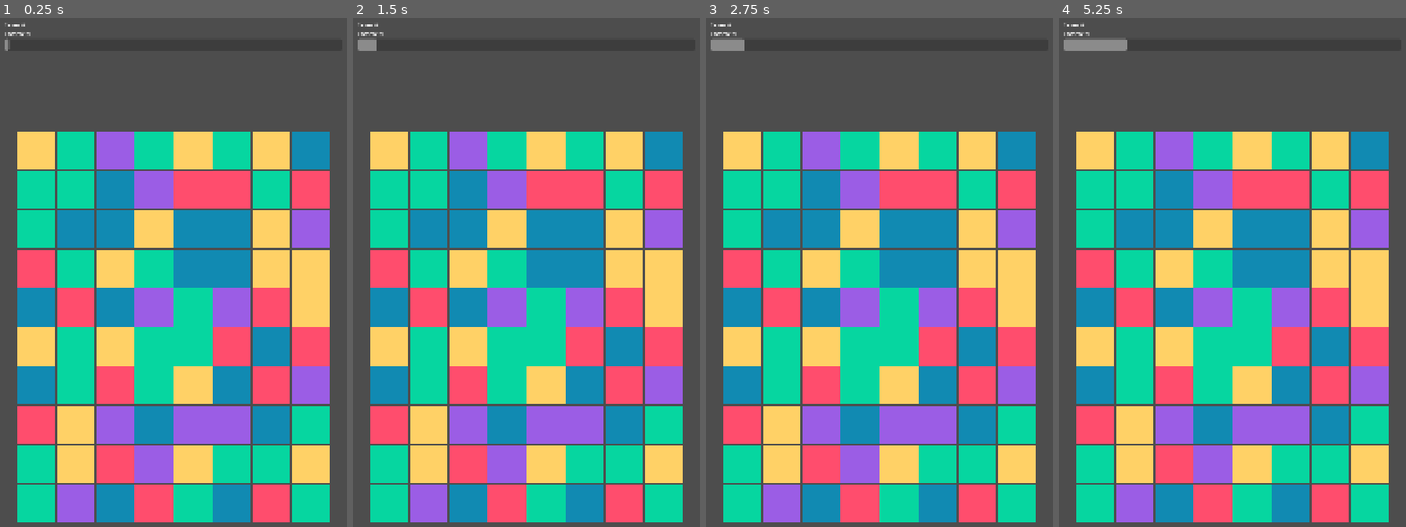
Above: before the commit, frames 1-4 (left to right).
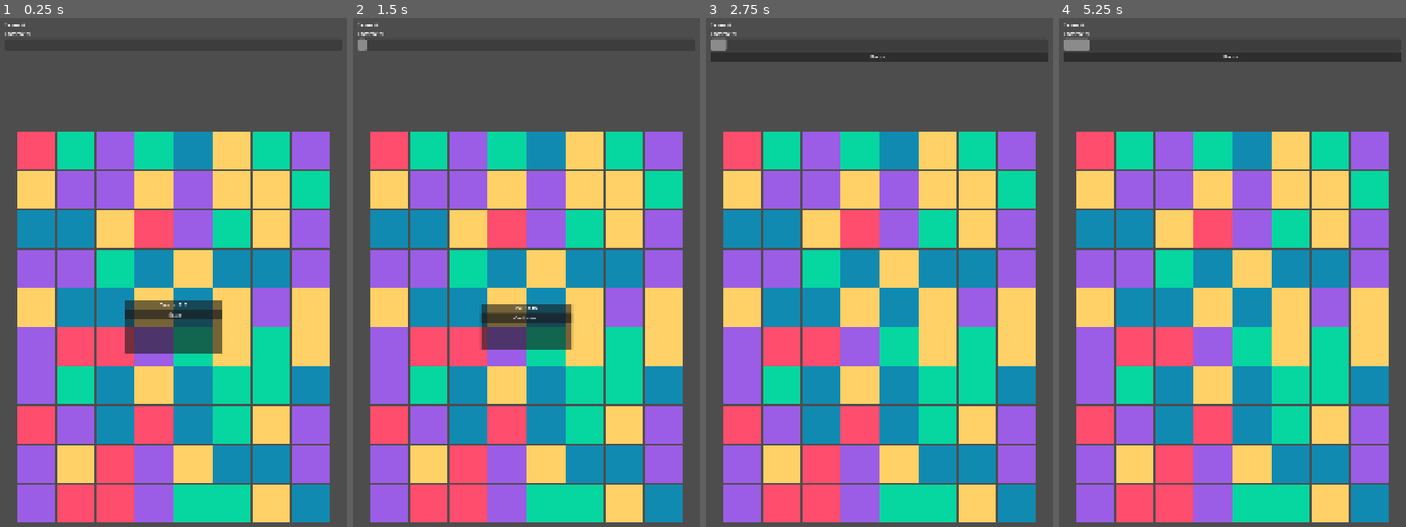
Above: after the commit, the same moments.

Repository: Nachoman2005/Combo-Rift
Game: Godot game, scene res://scenes/Main.tscn
Two runs of this game, one before a commit and one after it. Both use one fixed random seed, a clock stepped at 60 frames per second and the inputs below.
Inputs (mouse positions are in pixels of both pictures, inside the frame that each line leads up to):
- Up to frame 1 (0.25 s): no input
- Up to frame 2 (1.5 s): click (526, 313) at 0.5 s, where only the run after the commit has a clickable "Iniciar"; click (526, 58) at 1.25 s, where only the run after the commit has a clickable "Pausar"
- Up to frame 3 (2.75 s): click (879, 318) at 2 s, where only the run after the commit has a clickable "Continuar"
- Up to frame 4 (5.25 s): click (1232, 58) at 2.75 s, where only the run after the commit has a clickable "Pausar"; click (1232, 318) at 3.5 s, where only the run after the commit has a clickable "Continuar"; click (1232, 58) at 4.25 s, where only the run after the commit has a clickable "Pausar"; click (1232, 318) at 5 s, where only the run after the commit has a clickable "Continuar"

The runs differ from the first frame. In frame 1, 52% of the frame differs, in the area x 1-96%, y 4-100%; in frame 2, 52%; in frame 3, 53%; in frame 4, 53%, in the area x 1-99%, y 3-100%.
Error before the commit: Trying to return an array of type "Array" where expected return type is "Array[Vector2i]". (res://scripts/Board.gd:198)
Error after the commit: Trying to return an array of type "Array" where expected return type is "Array[Vector2i]". (res://scripts/Board.gd:241)

Commit message:
Add real-time pressure system and game state flow

Diff:
--- a/scenes/HUD.tscn
+++ b/scenes/HUD.tscn
@@ -30,3 +30,87 @@
 value = 0.0
 show_percentage = false
 custom_minimum_size = Vector2(540, 36)
+
+[node name="PauseButton" type="Button" parent="MarginContainer/VBoxContainer"]
+layout_mode = 2
+text = "Pausar"
+
+[node name="MenuPanel" type="PanelContainer" parent="."]
+anchors_preset = 8
+anchor_left = 0.5
+anchor_top = 0.5
+anchor_right = 0.5
+anchor_bottom = 0.5
+offset_left = -150.0
+offset_top = -80.0
+offset_right = 150.0
+offset_bottom = 80.0
+
+[node name="VBoxContainer" type="VBoxContainer" parent="MenuPanel"]
+layout_mode = 2
+
+[node name="TitleLabel" type="Label" parent="MenuPanel/VBoxContainer"]
+layout_mode = 2
+text = "Combo Rift"
+horizontal_alignment = 1
+
+[node name="StartButton" type="Button" parent="MenuPanel/VBoxContainer"]
+layout_mode = 2
+text = "Iniciar"
+
+[node name="PausePanel" type="PanelContainer" parent="."]
+visible = false
+anchors_preset = 8
+anchor_left = 0.5
+anchor_top = 0.5
+anchor_right = 0.5
+anchor_bottom = 0.5
+offset_left = -140.0
+offset_top = -70.0
+offset_right = 140.0
+offset_bottom = 70.0
+
+[node name="VBoxContainer" type="VBoxContainer" parent="PausePanel"]
+layout_mode = 2
+
+[node name="PausedLabel" type="Label" parent="PausePanel/VBoxContainer"]
+layout_mode = 2
+text = "Pausado"
+horizontal_alignment = 1
+
+[node name="ResumeButton" type="Button" parent="PausePanel/VBoxContainer"]
+layout_mode = 2
+text = "Continuar"
+
+[node name="GameOverPanel" type="PanelContainer" parent="."]
+visible = false
+anchors_preset = 8
+anchor_left = 0.5
+anchor_top = 0.5
+anchor_right = 0.5
+anchor_bottom = 0.5
+offset_left = -190.0
+offset_top = -110.0
+offset_right = 190.0
+offset_bottom = 110.0
+
+[node name="VBoxContainer" type="VBoxContainer" parent="GameOverPanel"]
+layout_mode = 2
+
+[node name="GameOverLabel" type="Label" parent="GameOverPanel/VBoxContainer"]
+layout_mode = 2
+text = "GAME OVER"
+horizontal_alignment = 1
+
+[node name="FinalScoreLabel" type="Label" parent="GameOverPanel/VBoxContainer"]
+layout_mode = 2
+text = "Score final: 0"
+horizontal_alignment = 1
+
+[node name="RetryButton" type="Button" parent="GameOverPanel/VBoxContainer"]
+layout_mode = 2
+text = "Reintentar"
+
+[node name="MenuButton" type="Button" parent="GameOverPanel/VBoxContainer"]
+layout_mode = 2
+text = "Volver al menú"
--- a/scripts/Board.gd
+++ b/scripts/Board.gd
@@ -4,6 +4,7 @@
 signal score_changed(score: int)
 signal combo_changed(combo: int)
 signal danger_changed(value: float)
+signal game_over(final_score: int)
 
 const WIDTH := 8
 const HEIGHT := 10
@@ -11,9 +12,11 @@
 const PIECE_SCENE := preload("res://scenes/Piece.tscn")
 
 @export var spawn_colors: int = 5
-@export var fall_speed: float = 8.0
-@export var danger_rise_per_second: float = 0.035
-@export var danger_drop_per_clear: float = 0.08
+@export var danger_rise_per_second: float = 0.03
+@export var danger_drop_per_clear: float = 0.1
+@export var pressure_interval_seconds: float = 7.0
+@export var speed_step_interval_seconds: float = 30.0
+@export var speed_multiplier_per_step: float = 1.15
 
 var grid: Array = []
 var selected_piece: Piece
@@ -21,19 +24,58 @@
 var combo := 0
 var danger := 0.0
 var is_resolving := false
+var is_playing := false
+var is_game_over := false
+
+var time_without_match := 0.0
+var elapsed_play_time := 0.0
+var speed_level := 0
 
 func _ready() -> void:
 	randomize()
+	start_new_run()
+
+func _process(delta: float) -> void:
+	if not is_playing or is_resolving or is_game_over:
+		return
+
+	elapsed_play_time += delta
+	var expected_speed_level := int(elapsed_play_time / speed_step_interval_seconds)
+	if expected_speed_level != speed_level:
+		speed_level = expected_speed_level
+
+	var speed_factor := _speed_factor()
+	danger = clamp(danger + danger_rise_per_second * speed_factor * delta, 0.0, 1.0)
+	danger_changed.emit(danger)
+
+	time_without_match += delta
+	var interval := pressure_interval_seconds / speed_factor
+	if time_without_match >= interval:
+		time_without_match = 0.0
+		_push_pressure_row_from_top()
+
+func start_new_run() -> void:
+	_clear_board_nodes()
 	_initialize_grid()
+	score = 0
+	combo = 0
+	danger = 0.0
+	time_without_match = 0.0
+	elapsed_play_time = 0.0
+	speed_level = 0
+	is_resolving = false
+	is_game_over = false
+	is_playing = false
+	selected_piece = null
 	_spawn_initial_board()
 	_emit_ui()
 	call_deferred("_resolve_board_loop")
 
-func _process(delta: float) -> void:
-	if is_resolving:
-		return
-	danger = clamp(danger + danger_rise_per_second * delta, 0.0, 1.0)
-	danger_changed.emit(danger)
+func set_playing(enabled: bool) -> void:
+	if is_game_over:
+		is_playing = false
+		return
+	is_playing = enabled
 
 func _initialize_grid() -> void:
 	grid.resize(HEIGHT)
@@ -67,7 +109,7 @@
 	return Vector2(x * CELL_SIZE.x + CELL_SIZE.x / 2.0, y * CELL_SIZE.y + CELL_SIZE.y / 2.0)
 
 func _on_piece_selected(piece: Piece) -> void:
-	if is_resolving:
+	if not is_playing or is_resolving or is_game_over:
 		return
 	var coords := _find_piece(piece)
 	if coords == Vector2i(-1, -1):
@@ -143,6 +185,7 @@
 		score_changed.emit(score)
 		danger = clamp(danger - danger_drop_per_clear, 0.0, 1.0)
 		danger_changed.emit(danger)
+		time_without_match = 0.0
 		await get_tree().create_timer(0.08).timeout
 		_apply_gravity()
 		await get_tree().create_timer(0.12).timeout
@@ -236,6 +279,42 @@
 			return true
 	return false
 
+func _push_pressure_row_from_top() -> void:
+	for x in WIDTH:
+		if grid[HEIGHT - 1][x] != null:
+			_trigger_game_over()
+			return
+
+	for y in range(HEIGHT - 1, 0, -1):
+		for x in WIDTH:
+			var moving_piece: Piece = grid[y - 1][x]
+			grid[y][x] = moving_piece
+			if moving_piece:
+				moving_piece.create_tween().tween_property(moving_piece, "position", _grid_to_position(x, y), 0.1)
+
+	for x in WIDTH:
+		var piece := _create_piece(x, 0, false)
+		grid[0][x] = piece
+		piece.position = _grid_to_position(x, 0)
+
+	await get_tree().create_timer(0.12).timeout
+	await _resolve_board_loop()
+
+func _trigger_game_over() -> void:
+	if is_game_over:
+		return
+	is_game_over = true
+	is_playing = false
+	game_over.emit(score)
+
+func _clear_board_nodes() -> void:
+	for child in get_children():
+		if child is Piece:
+			child.queue_free()
+
+func _speed_factor() -> float:
+	return pow(speed_multiplier_per_step, speed_level)
+
 func _emit_ui() -> void:
 	score_changed.emit(score)
 	combo_changed.emit(combo)
--- a/scripts/HUD.gd
+++ b/scripts/HUD.gd
@@ -1,9 +1,27 @@
 extends CanvasLayer
 class_name HUD
+
+signal pause_pressed
+signal resume_pressed
+signal retry_pressed
+signal back_to_menu_pressed
+signal start_pressed
 
 @onready var score_value: Label = $MarginContainer/VBoxContainer/ScoreLabel
 @onready var combo_value: Label = $MarginContainer/VBoxContainer/ComboLabel
 @onready var danger_bar: ProgressBar = $MarginContainer/VBoxContainer/DangerBar
+@onready var pause_button: Button = $MarginContainer/VBoxContainer/PauseButton
+@onready var menu_panel: PanelContainer = $MenuPanel
+@onready var pause_panel: PanelContainer = $PausePanel
+@onready var game_over_panel: PanelContainer = $GameOverPanel
+@onready var final_score_label: Label = $GameOverPanel/VBoxContainer/FinalScoreLabel
+
+func _ready() -> void:
+	pause_button.pressed.connect(_on_pause_button_pressed)
+	$MenuPanel/VBoxContainer/StartButton.pressed.connect(func() -> void: start_pressed.emit())
+	$PausePanel/VBoxContainer/ResumeButton.pressed.connect(func() -> void: resume_pressed.emit())
+	$GameOverPanel/VBoxContainer/RetryButton.pressed.connect(func() -> void: retry_pressed.emit())
+	$GameOverPanel/VBoxContainer/MenuButton.pressed.connect(func() -> void: back_to_menu_pressed.emit())
 
 func set_score(value: int) -> void:
 	score_value.text = "Score: %d" % value
@@ -13,3 +31,31 @@
 
 func set_danger(value: float) -> void:
 	danger_bar.value = value * 100.0
+
+func show_menu() -> void:
+	menu_panel.visible = true
+	pause_panel.visible = false
+	game_over_panel.visible = false
+	pause_button.visible = false
+
+func show_playing() -> void:
+	menu_panel.visible = false
+	pause_panel.visible = false
+	game_over_panel.visible = false
+	pause_button.visible = true
+
+func show_paused() -> void:
+	pause_panel.visible = true
+	menu_panel.visible = false
+	game_over_panel.visible = false
+	pause_button.visible = false
+
+func show_game_over(final_score: int) -> void:
+	final_score_label.text = "Score final: %d" % final_score
+	game_over_panel.visible = true
+	pause_panel.visible = false
+	menu_panel.visible = false
+	pause_button.visible = false
+
+func _on_pause_button_pressed() -> void:
+	pause_pressed.emit()
--- a/scripts/Main.gd
+++ b/scripts/Main.gd
@@ -1,10 +1,66 @@
 extends Node2D
+
+enum GameState {
+	MENU,
+	PLAYING,
+	PAUSED,
+	GAME_OVER
+}
 
 @onready var board: Board = $Board
 @onready var hud: HUD = $HUD
+
+var state: GameState = GameState.MENU
 
 func _ready() -> void:
 	board.position = Vector2(60, 360)
 	board.score_changed.connect(hud.set_score)
 	board.combo_changed.connect(hud.set_combo)
 	board.danger_changed.connect(hud.set_danger)
+	board.game_over.connect(_on_board_game_over)
+
+	hud.start_pressed.connect(_on_start_pressed)
+	hud.pause_pressed.connect(_on_pause_pressed)
+	hud.resume_pressed.connect(_on_resume_pressed)
+	hud.retry_pressed.connect(_on_retry_pressed)
+	hud.back_to_menu_pressed.connect(_on_back_to_menu_pressed)
+
+	_set_state(GameState.MENU)
+
+func _set_state(new_state: GameState) -> void:
+	state = new_state
+	match state:
+		GameState.MENU:
+			board.start_new_run()
+			board.set_playing(false)
+			hud.show_menu()
+		GameState.PLAYING:
+			board.set_playing(true)
+			hud.show_playing()
+		GameState.PAUSED:
+			board.set_playing(false)
+			hud.show_paused()
+		GameState.GAME_OVER:
+			board.set_playing(false)
+
+func _on_start_pressed() -> void:
+	_set_state(GameState.PLAYING)
+
+func _on_pause_pressed() -> void:
+	if state == GameState.PLAYING:
+		_set_state(GameState.PAUSED)
+
+func _on_resume_pressed() -> void:
+	if state == GameState.PAUSED:
+		_set_state(GameState.PLAYING)
+
+func _on_retry_pressed() -> void:
+	board.start_new_run()
+	_set_state(GameState.PLAYING)
+
+func _on_back_to_menu_pressed() -> void:
+	_set_state(GameState.MENU)
+
+func _on_board_game_over(final_score: int) -> void:
+	_set_state(GameState.GAME_OVER)
+	hud.show_game_over(final_score)
